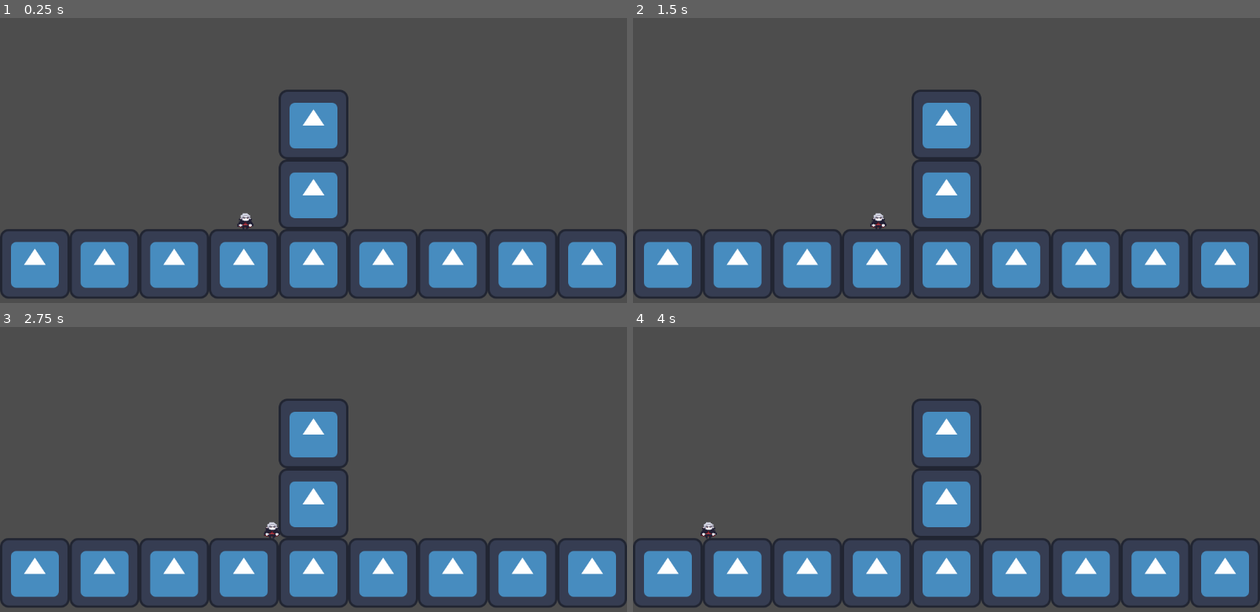
Above: before the commit, frames 1-4 (two rows, left to right).
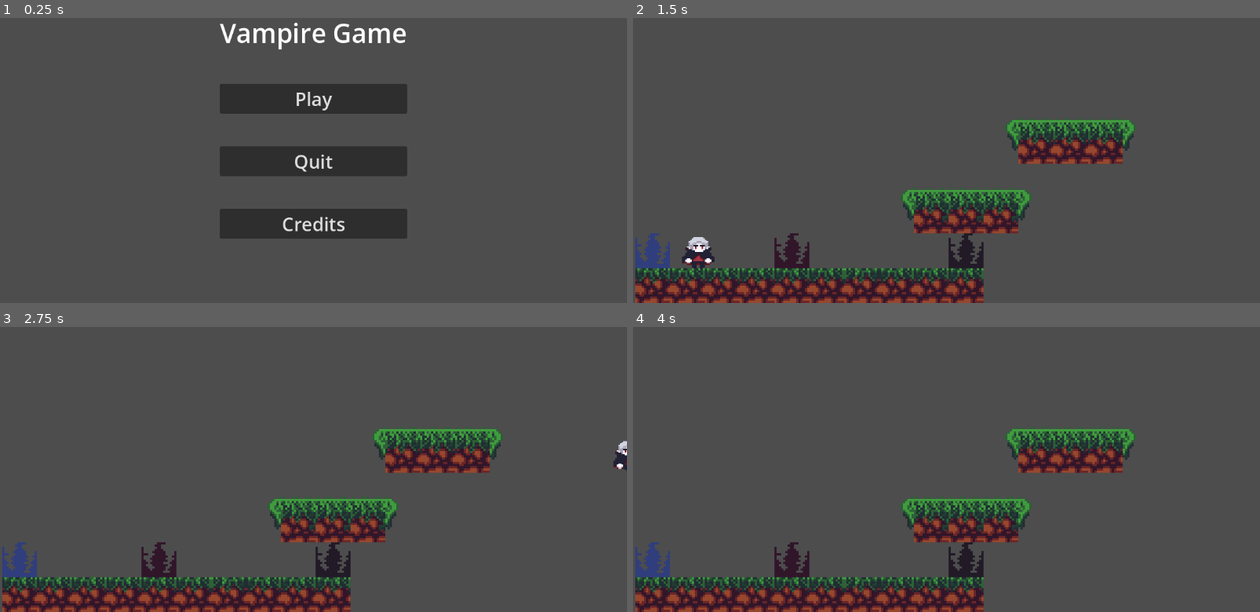
Above: after the commit, the same moments.

Repository: Wayfleh/GDC-Vampire-Platformer
Game: Godot game, scene res://UI/MainMenu.tscn
Same seed, same stepped clock (60 frames per second), same inputs: the game is played once before the commit and once after it. Before the commit the project starts from res://main.tscn. The engine's default icon, where the game draws it, is replaced by a stand-in: a white triangle on a blue panel in a dark square.
Inputs (mouse positions are in pixels of both pictures, inside the frame that each line leads up to):
- Up to frame 1 (0.25 s): no input
- Up to frame 2 (1.5 s): click (946, 223) at 0.5 s, where only the run after the commit has a clickable "Credits"; click (946, 97) at 1.25 s, where only the run after the commit has a clickable "Play"
- Up to frame 3 (2.75 s): tap Enter at 2 s; hold D (right) from 2.03 s (still down); tap W (jump) at 2.27 s
- Up to frame 4 (4 s): tap W (jump) at 3.02 s; release D (right) at 3.53 s; hold A (left) from 3.53 s (still down)

The runs differ from the first frame. In frame 1, 25% of the frame differs, in the area x 0-100%, y 1-99%; in frame 2, 26%, in the area x 0-100%, y 25-100%; in frame 3, 26%; in frame 4, 25%.

Commit message:
added main menu
made main menu main scene

Diff:
--- /dev/null
+++ b/untitled-vampire-game/UI/MainMenu.tscn
@@ -0,0 +1,45 @@
+[gd_scene format=3 uid="uid://b81xfqhj2clb"]
+
+[ext_resource type="Script" uid="uid://diqn6wfdtampl" path="res://UI/main_menu.gd" id="1_uahxu"]
+
+[node name="MainMenu" type="Control" unique_id=960027890]
+layout_mode = 3
+anchors_preset = 15
+anchor_right = 1.0
+anchor_bottom = 1.0
+grow_horizontal = 2
+grow_vertical = 2
+script = ExtResource("1_uahxu")
+
+[node name="CenterContainer" type="CenterContainer" parent="." unique_id=1240355915]
+layout_mode = 0
+offset_right = 1153.0
+offset_bottom = 648.0
+
+[node name="VBoxContainer" type="VBoxContainer" parent="CenterContainer" unique_id=555649148]
+layout_mode = 2
+theme_override_constants/separation = 60
+
+[node name="Label" type="Label" parent="CenterContainer/VBoxContainer" unique_id=274609959]
+layout_mode = 2
+theme_override_font_sizes/font_size = 48
+text = "Vampire Game"
+
+[node name="PlayButton" type="Button" parent="CenterContainer/VBoxContainer" unique_id=1923562459]
+layout_mode = 2
+theme_override_font_sizes/font_size = 34
+text = "Play"
+
+[node name="QuitButton" type="Button" parent="CenterContainer/VBoxContainer" unique_id=897737868]
+layout_mode = 2
+theme_override_font_sizes/font_size = 34
+text = "Quit"
+
+[node name="CreditsButton" type="Button" parent="CenterContainer/VBoxContainer" unique_id=464969344]
+layout_mode = 2
+theme_override_font_sizes/font_size = 34
+text = "Credits"
+
+[connection signal="pressed" from="CenterContainer/VBoxContainer/PlayButton" to="." method="_on_play_button_pressed"]
+[connection signal="pressed" from="CenterContainer/VBoxContainer/QuitButton" to="." method="_on_quit_button_pressed"]
+[connection signal="pressed" from="CenterContainer/VBoxContainer/CreditsButton" to="." method="_on_credits_button_pressed"]
--- /dev/null
+++ b/untitled-vampire-game/UI/main_menu.gd
@@ -0,0 +1,23 @@
+extends Control
+
+
+# Called when the node enters the scene tree for the first time.
+func _ready() -> void:
+	pass # Replace with function body.
+
+
+# Called every frame. 'delta' is the elapsed time since the previous frame.
+func _process(delta: float) -> void:
+	pass
+
+
+func _on_play_button_pressed() -> void:
+	get_tree().change_scene_to_file("res://Levels/Level_01.tscn")
+#goes to level01 if pressed
+
+func _on_quit_button_pressed() -> void:
+	get_tree().quit()
+
+
+func _on_credits_button_pressed() -> void:
+	pass # Replace with function body.
--- a/untitled-vampire-game/project.godot
+++ b/untitled-vampire-game/project.godot
@@ -11,7 +11,7 @@
 [application]
 
 config/name="Untitled Vampire Game"
-run/main_scene="uid://bulcl67n326lm"
+run/main_scene="uid://b81xfqhj2clb"
 config/features=PackedStringArray("4.6", "Forward Plus")
 config/icon="res://icon.svg"
 
Not shown, added: untitled-vampire-game/UI/main_menu.gd.uid
